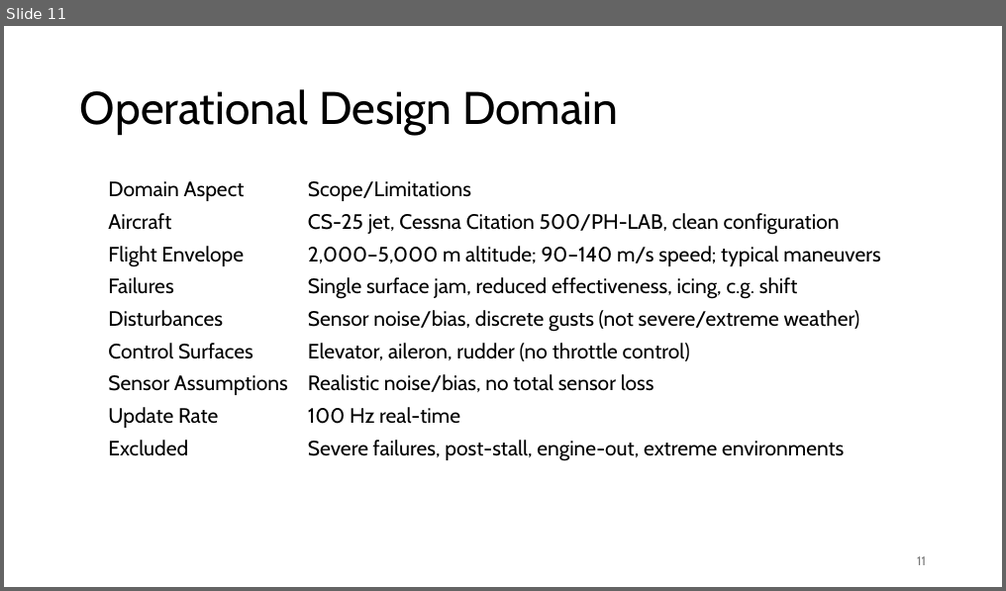
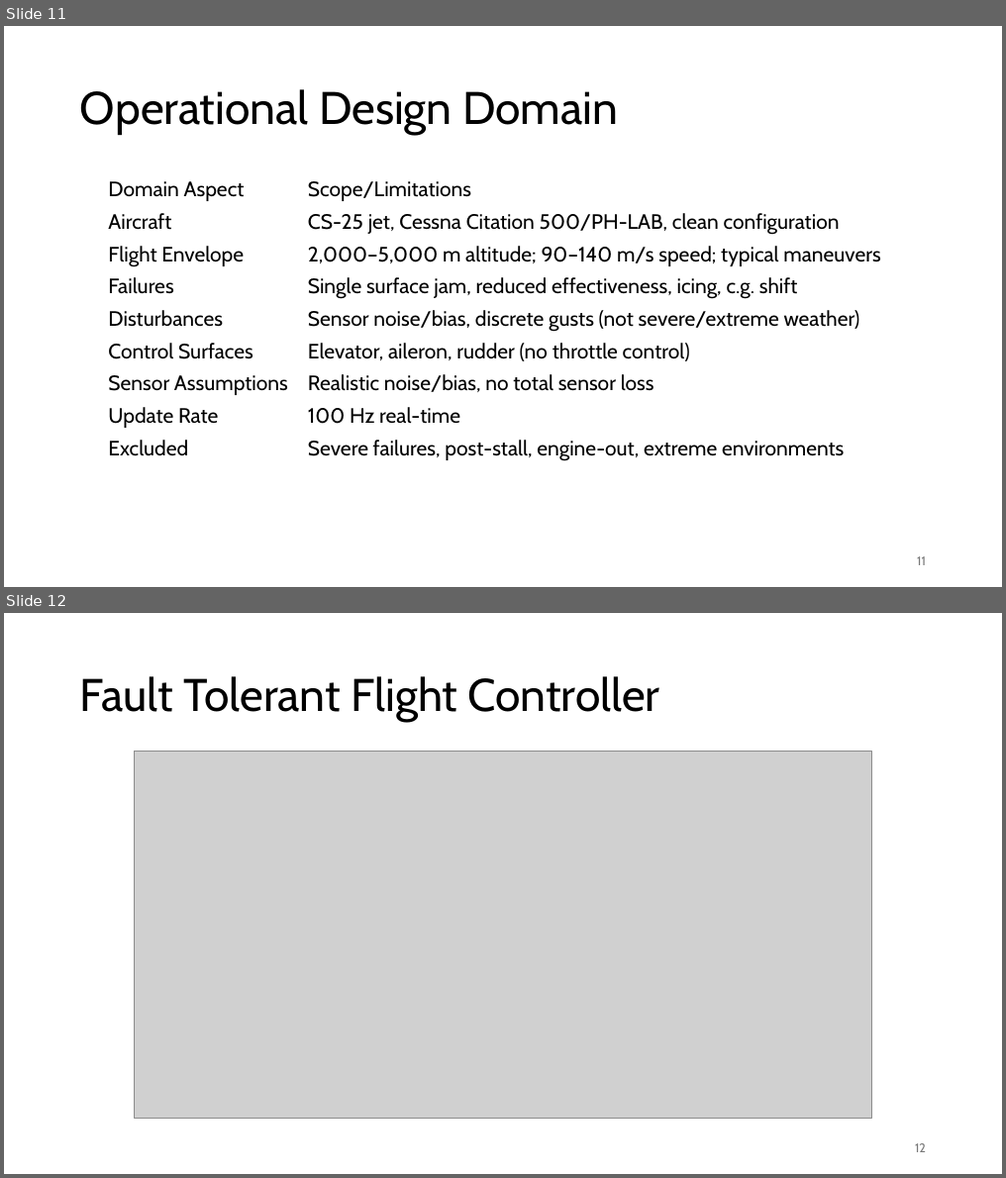
Before and after one commit to Niels149/AIASFault, a slide deck: AIASPres.pptx. Shown one above the other, each under a label of ours: slide 11 before the commit, slides 11 and 12 after it. The pictures are 1006x591 and 1006x1178 pixels, drawn with LibreOffice and Linux fonts; fonts in the diff are those of the drawing; grey boxes stand for pictures. Boxes give left, top, right and bottom in pixels: in the first picture for what was removed or moved away, otherwise in the second. Text is boxed around its words. In the diff, an @@ line names an element or a change of style, - is before the commit and + after.

```diff
--- a/AIASPres.pptx
+++ b/AIASPres.pptx
@@ slide 12 added at (4,613,1002,1174), background #FFFFFF @@
@@ title added at (80,676,660,722), 44 pt, text #000000 @@
+Fault Tolerant Flight Controller
@@ picture added at (135,752,871,1119) @@
@@ page number added at (915,1144,926,1153), 12 pt, text #797979 @@
+12
```
Also in this commit, not shown: 6 slides changed, 2 other slides added, 3 slides removed, 1 other file.
